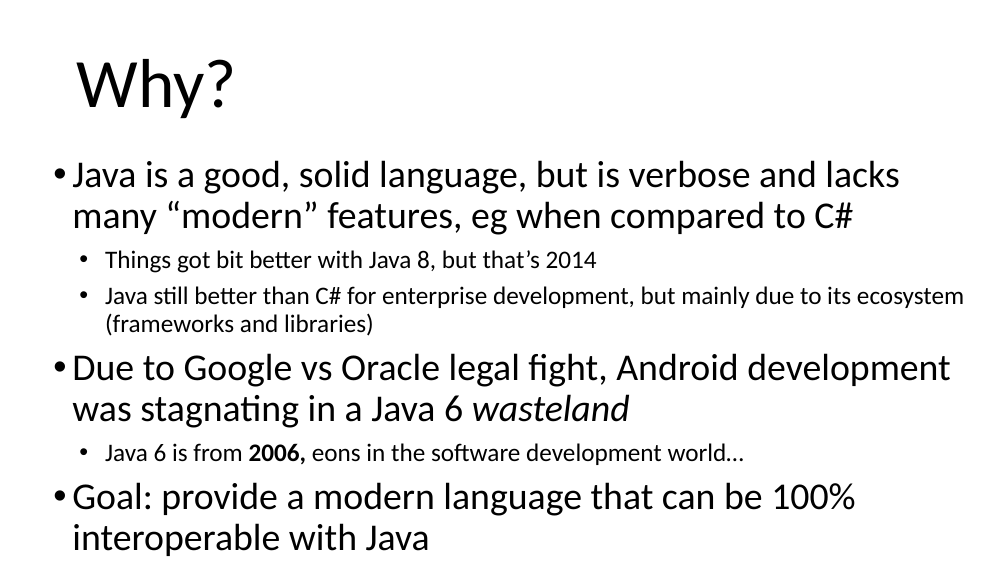
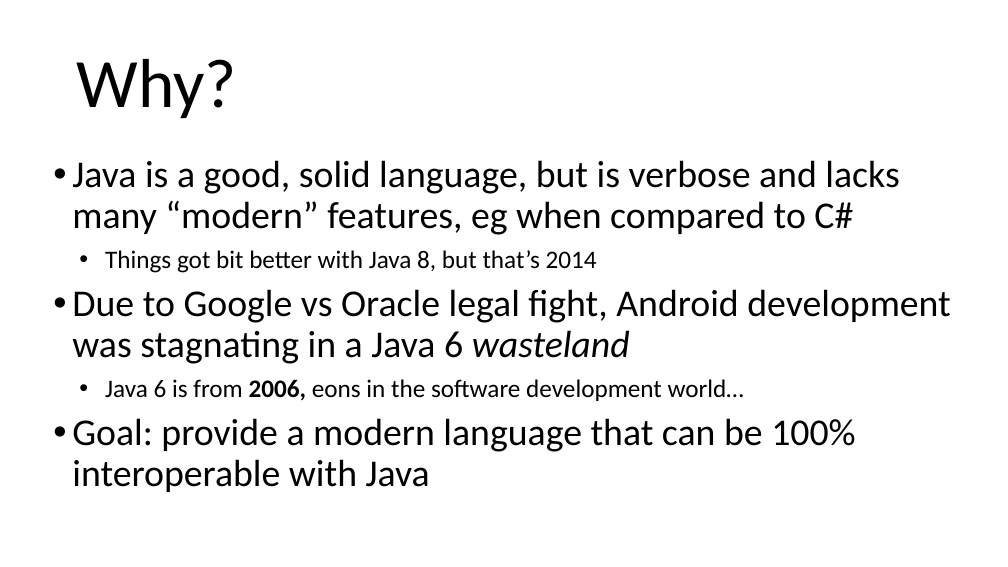
Before and after one commit to arcuri82/testing_security_development_enterprise_systems, a slide deck: slide 13 of doc/advanced/slides/lesson_01.pptx. Drawn at 1008x567 pixels with LibreOffice and Linux fonts; fonts in the diff are those of the drawing. Boxes give left, top, right and bottom in pixels: in the first picture for what was removed or moved away, otherwise in the second. Text is boxed around its words. In the diff, an @@ line names an element or a change of style, - is before the commit and + after.

```diff
--- a/doc/advanced/slides/lesson_01.pptx
+++ b/doc/advanced/slides/lesson_01.pptx
@@ text at bbox=[105, 286, 964, 336]: paragraph removed @@
-  • Java still better than C# for enterprise development, but mainly due to its ecosystem (frameworks and libraries)
```
Also in this commit, not shown: 6 other slides changed, 1 other file.
